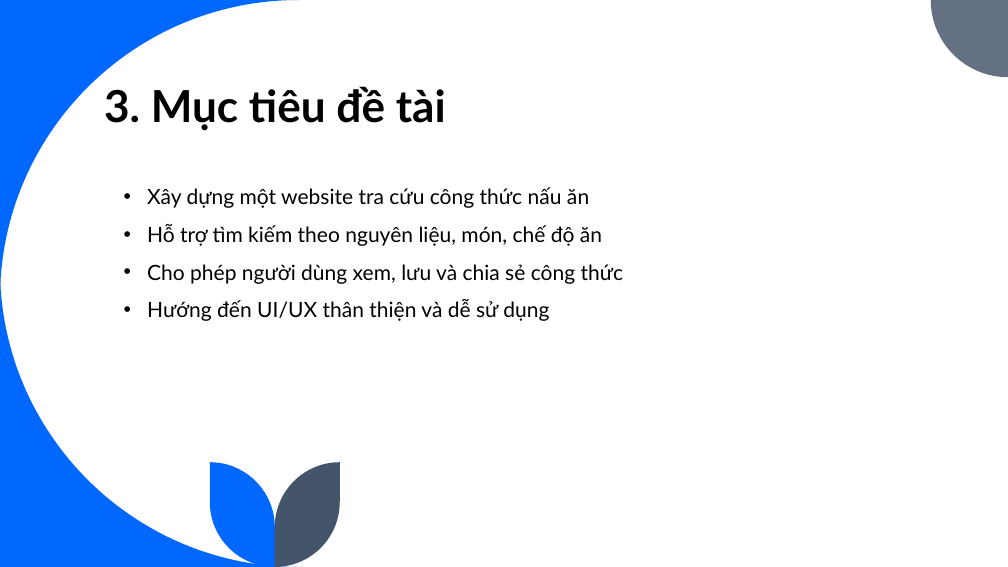
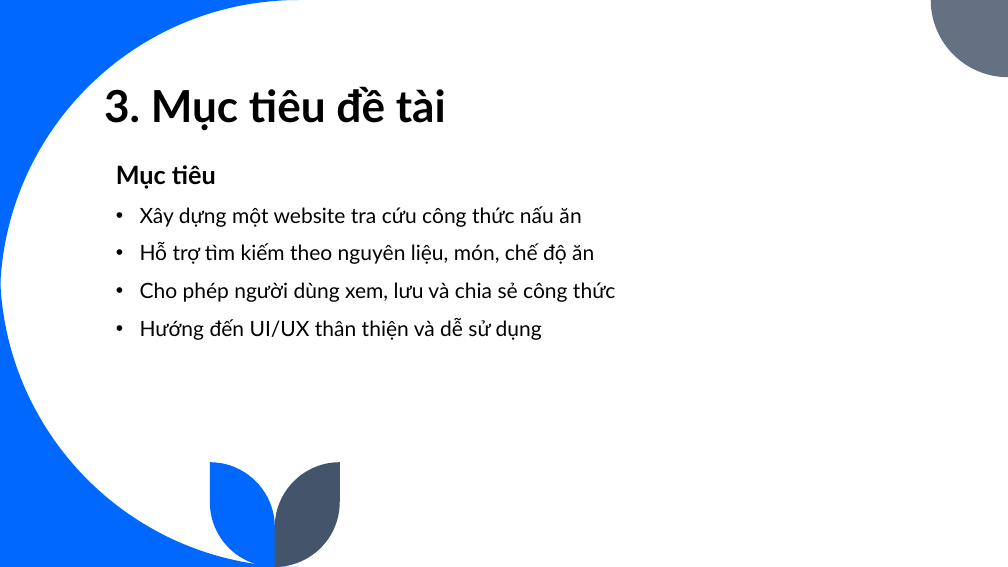
Before and after one commit to hoangnghiep279/KLTN_Fdict, a slide deck: slide 5 of Báo cáo khóa luận tốt nghiệp.pptx. Drawn at 1008x567 pixels with LibreOffice and Linux fonts; fonts in the diff are those of the drawing. Boxes give left, top, right and bottom in pixels: in the first picture for what was removed or moved away, otherwise in the second. Text is boxed around its words. In the diff, an @@ line names an element or a change of style, - is before the commit and + after.

```diff
--- a/Báo cáo khóa luận tốt nghiệp.pptx
+++ b/Báo cáo khóa luận tốt nghiệp.pptx
@@ text "Mục tiêu": place and size @@
-text "Mục tiêu" at [147, 187, 624, 321]
+text "Mục tiêu" at [116, 165, 616, 340]
@@ text at [116, 165, 216, 189]: paragraph added @@
+Mục tiêu
```
Also in this commit, not shown: 16 other files.
